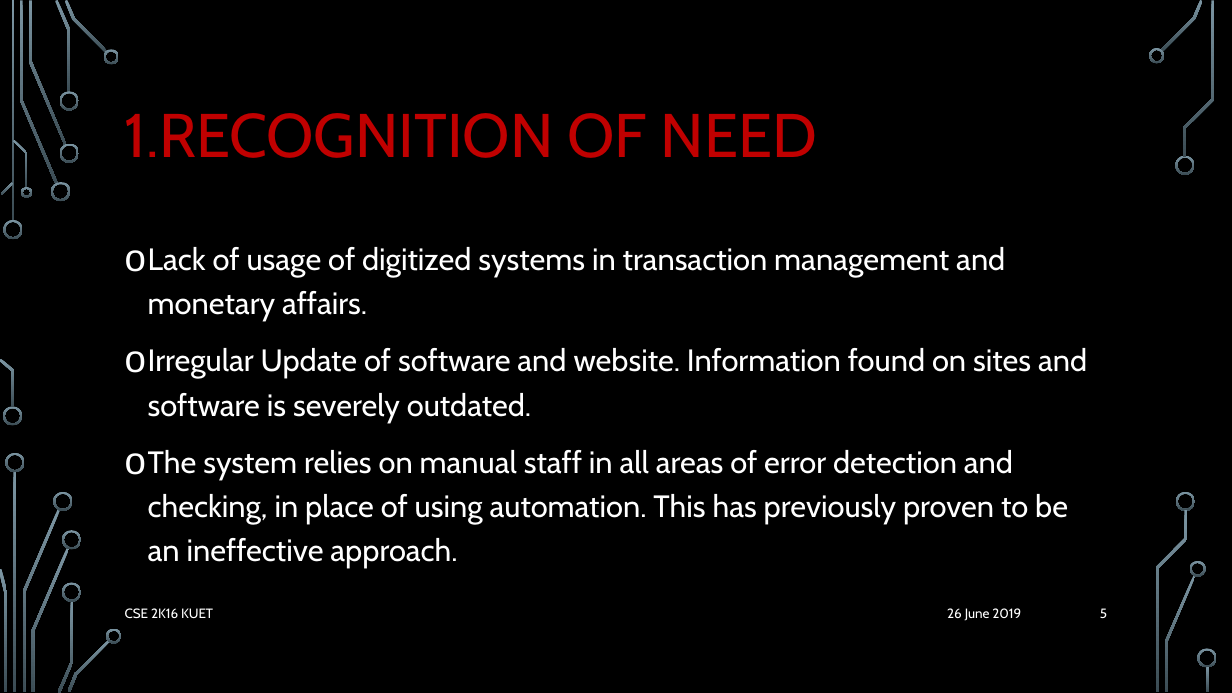
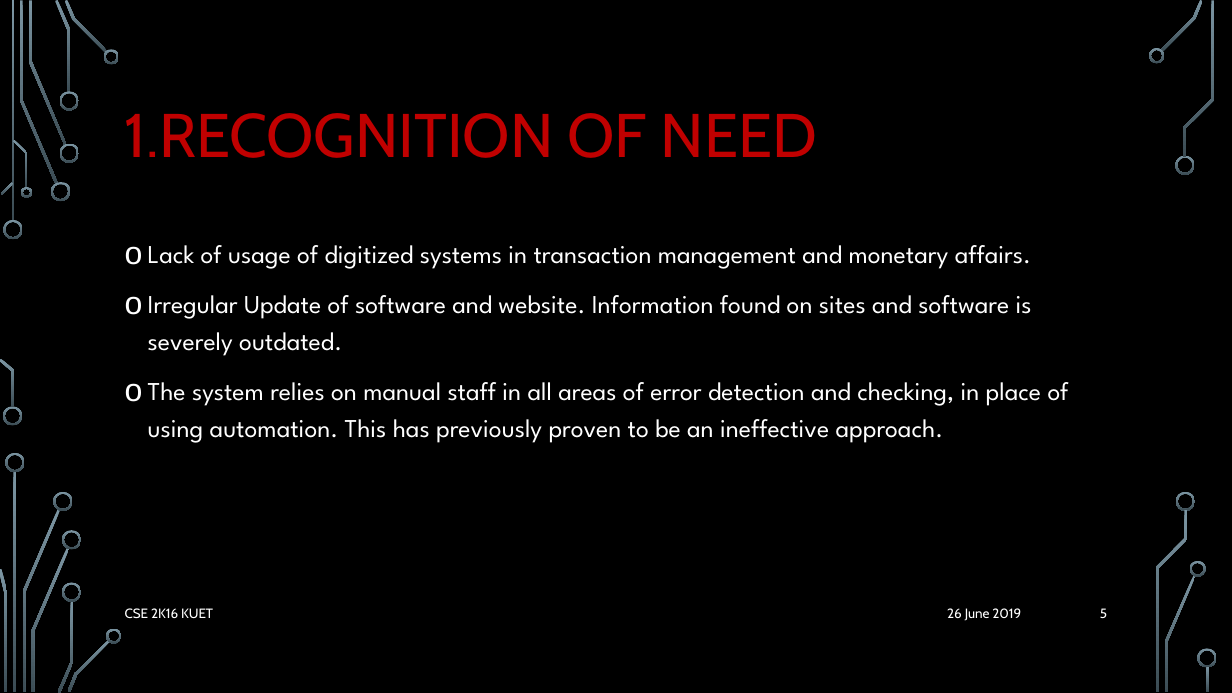
Before and after one commit to delowarsikder/PresentaionSlide, a slide deck: slide 5 of System-Development-Life-Cycle final.pptx. Drawn at 1232x693 pixels with LibreOffice and Linux fonts; fonts in the diff are those of the drawing; background and template pictures are left out. Boxes give left, top, right and bottom in pixels: in the first picture for what was removed or moved away, otherwise in the second. Text is boxed around its words. In the diff, an @@ line names an element or a change of style, - is before the commit and + after.

```diff
--- a/System-Development-Life-Cycle final.pptx
+++ b/System-Development-Life-Cycle final.pptx
@@ text "Lack of usage of digitized ..." at [148, 245, 1069, 443]: size 24 to 20 pt, font Cabin to League Spartan @@
```
Also in this commit, not shown: 5 other slides changed.
